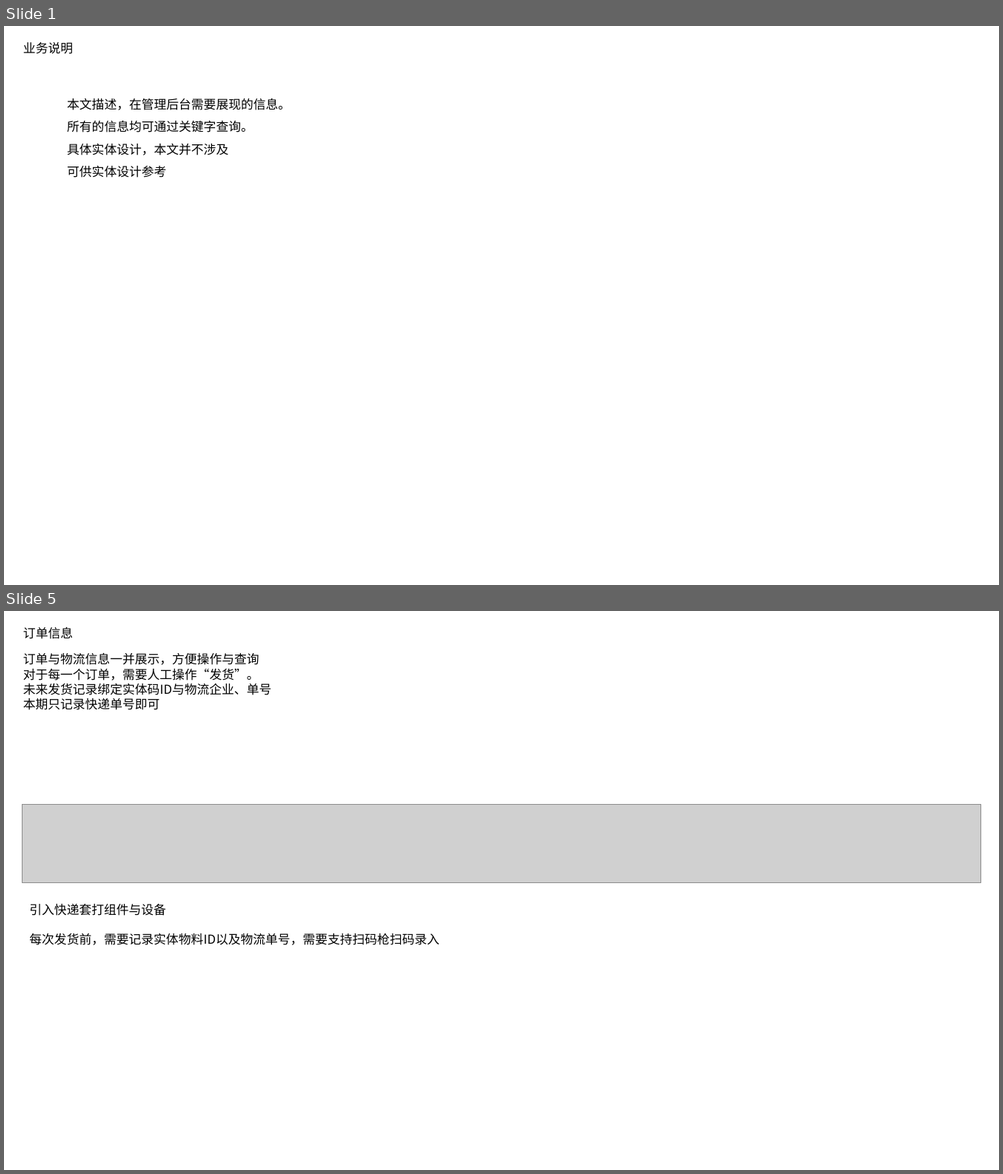
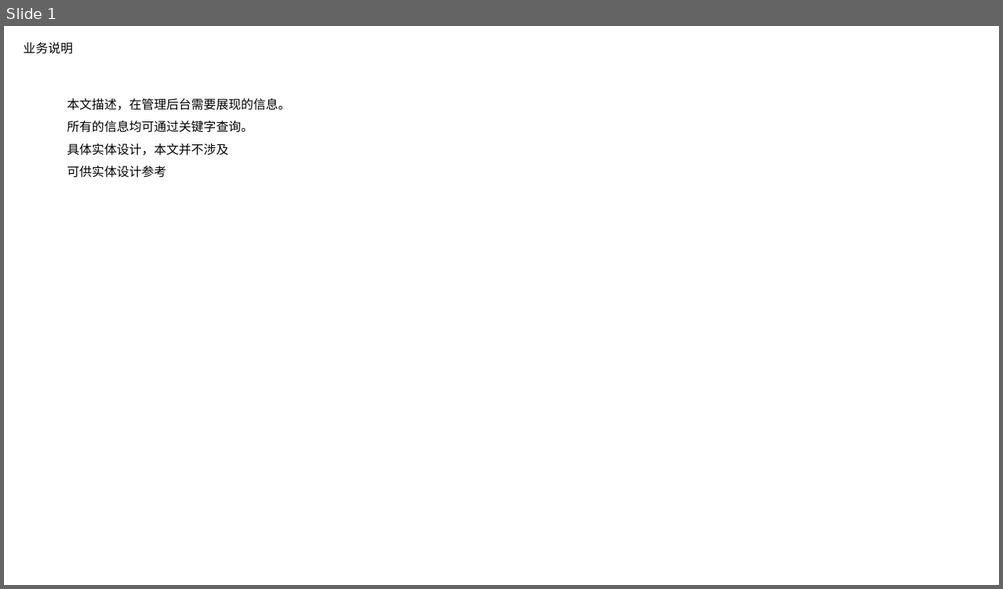
Before and after one commit to nixiaobing/kindpetro, a slide deck: product/扫码挪车/挪车产品设计-admin-陆陆畅版本.pptx. Shown one above the other, each under a label of ours: slides 1 and 5 before the commit, slide 1 after it; the slides between them are not shown. The pictures are 1003x1174 and 1003x589 pixels, drawn with LibreOffice and Linux fonts; fonts in the diff are those of the drawing; grey boxes stand for pictures. Boxes give left, top, right and bottom in pixels: in the first picture for what was removed or moved away, otherwise in the second. Text is boxed around its words. In the diff, an @@ line names an element or a change of style, - is before the commit and + after.

```diff
--- a/product/扫码挪车/挪车产品设计-admin-陆陆畅版本.pptx
+++ b/product/扫码挪车/挪车产品设计-admin-陆陆畅版本.pptx
@@ slide 5 removed at [4, 611, 999, 1170], background #FFFFFF @@
@@ title removed at [23, 627, 73, 639] @@
-订单信息
@@ text removed at [23, 652, 272, 710] @@
-订单与物流信息一并展示，方便操作与查询
-对于每一个订单，需要人工操作“发货”。
-未来发货记录绑定实体码ID与物流企业、单号
-本期只记录快递单号即可
@@ picture removed at [22, 804, 981, 883] @@
@@ text removed at [29, 904, 439, 945] @@
-引入快递套打组件与设备
-每次发货前，需要记录实体物料ID以及物流单号，需要支持扫码枪扫码录入
```
Also in this commit, not shown: 7 slides added, 4 other slides removed, 3 other files.
